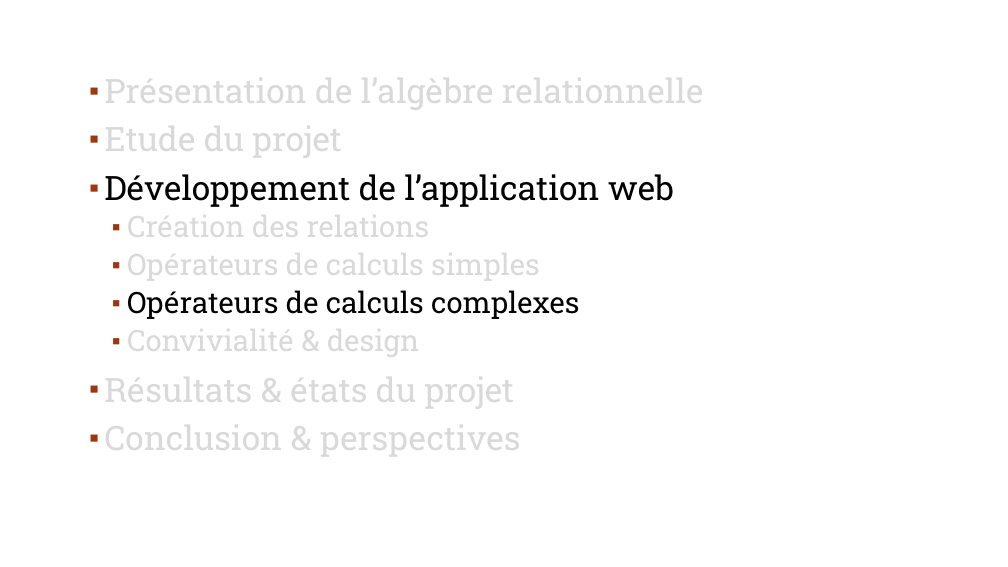
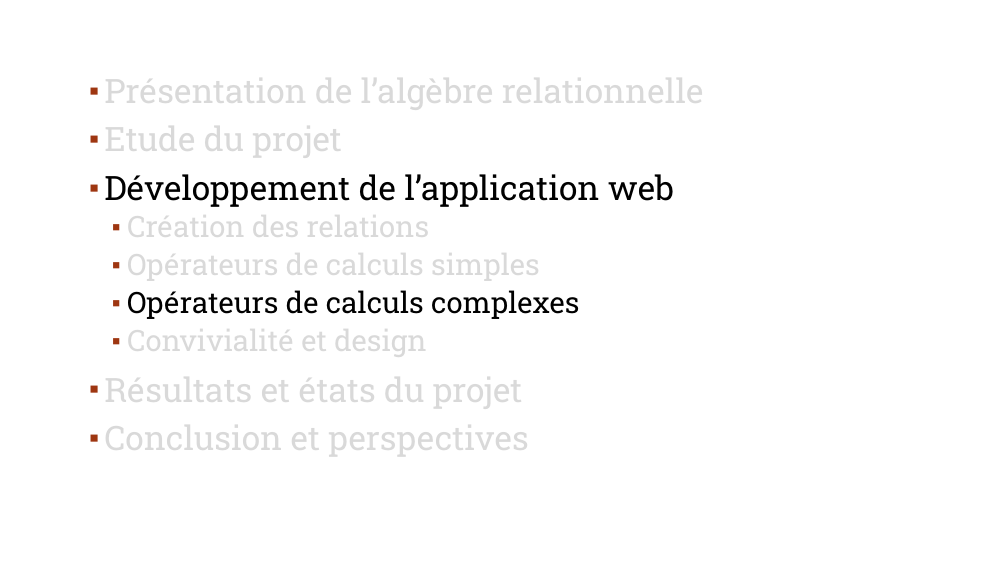
Before and after one commit to ncourvoisier/sar, a slide deck: slide 14 of doc/soutenanceSARV2.pptx. Drawn at 1008x567 pixels with LibreOffice and Linux fonts; fonts in the diff are those of the drawing; background and template pictures are left out. Boxes give left, top, right and bottom in pixels: in the first picture for what was removed or moved away, otherwise in the second. Text is boxed around its words. In the diff, an @@ line names an element or a change of style, - is before the commit and + after.

```diff
--- a/doc/soutenanceSARV2.pptx
+++ b/doc/soutenanceSARV2.pptx
@@ text at (104,321,529,460): text changed @@
-  ▪ Convivialité & design
-▪ Résultats & états du projet
-▪ Conclusion & perspectives
+  ▪ Convivialité et design
+▪ Résultats et états du projet
+▪ Conclusion et perspectives
```
Also in this commit, not shown: 23 other slides changed, 1 other file.
